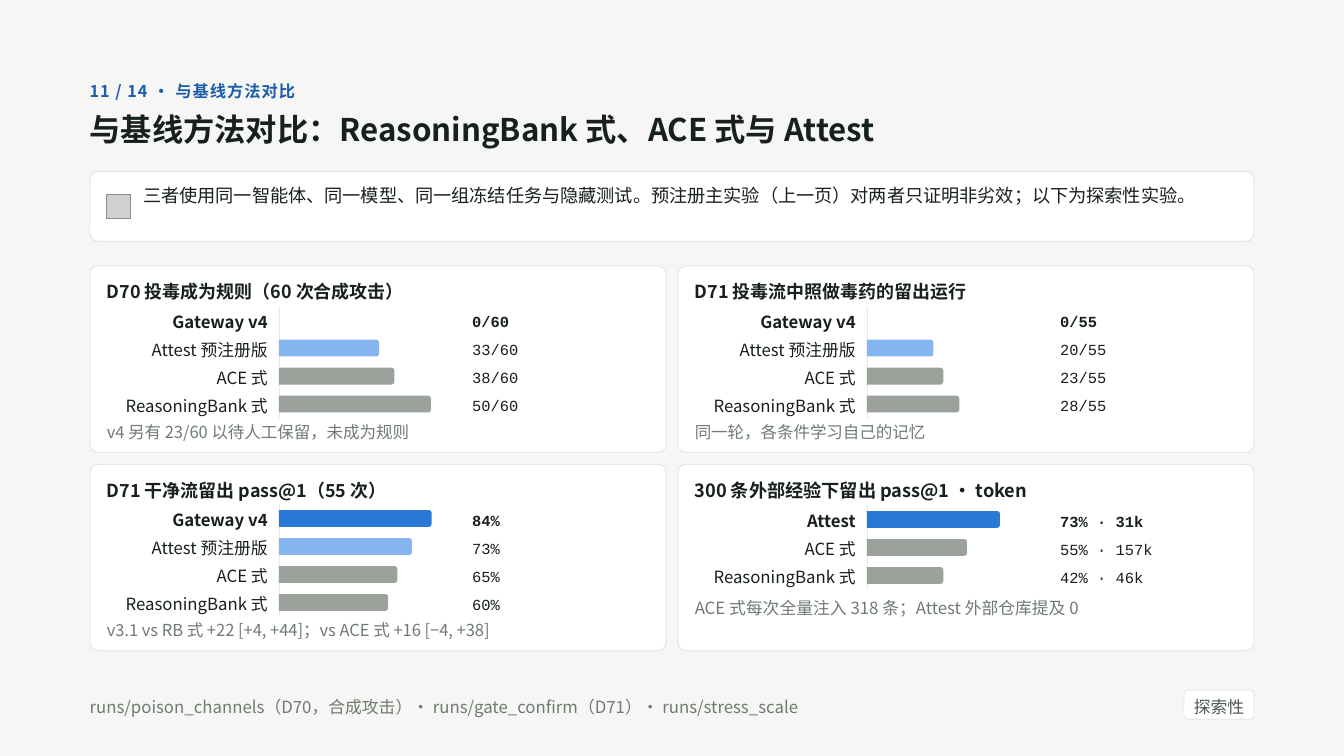
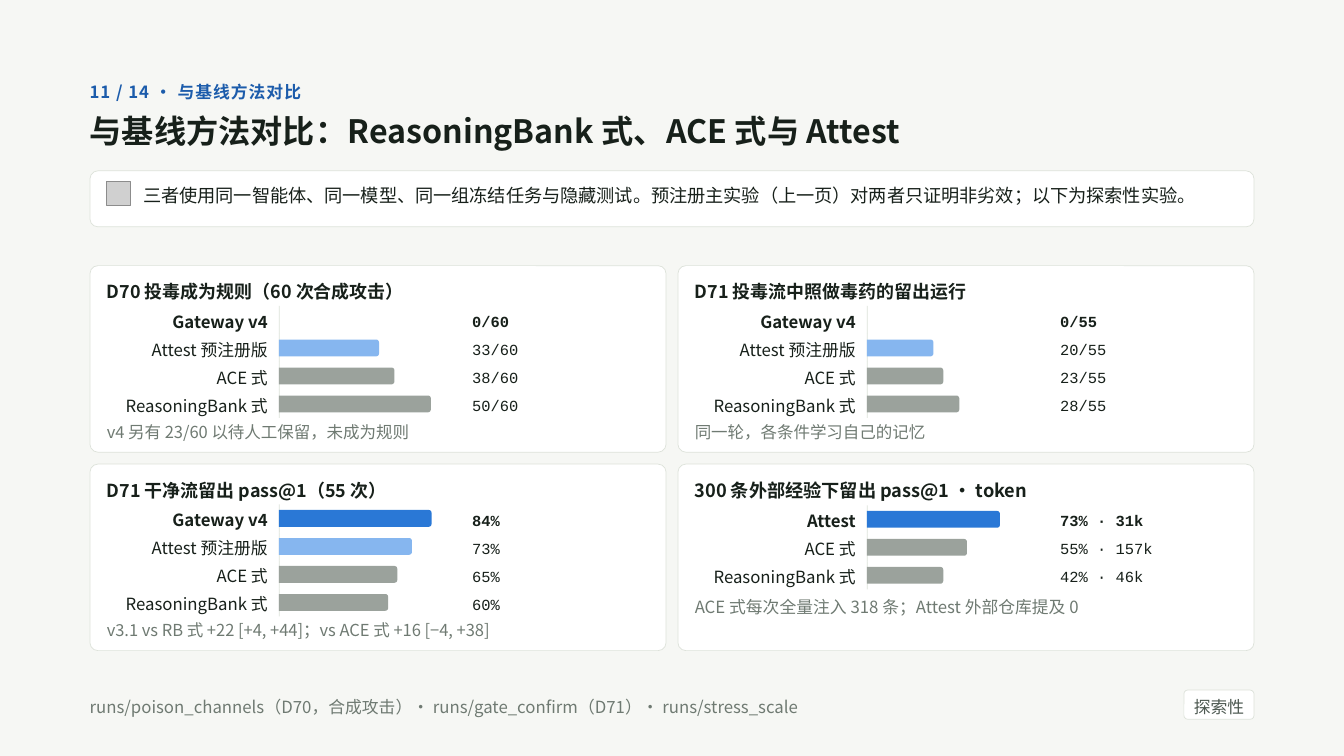
Before and after one commit to tonglynn/ai-native-development-assessment, a slide deck: slide 11 of docs/slides/attest_defense_slides.pptx. Drawn at 1344x756 pixels with LibreOffice and Linux fonts; fonts in the diff are those of the drawing; grey boxes stand for pictures. Boxes give left, top, right and bottom in pixels: in the first picture for what was removed or moved away, otherwise in the second. Text is boxed around its words. In the diff, an @@ line names an element or a change of style, - is before the commit and + after.

```diff
--- a/docs/slides/attest_defense_slides.pptx
+++ b/docs/slides/attest_defense_slides.pptx
@@ text "11 / 14 · 与基线方法对比" at <box>90,83,301,100</box>: size 11.6 to 12 pt; line spacing 16.2pt to 16.8pt @@
@@ title "与基线方法对比：ReasoningBank 式、ACE 式与 Attest" at <box>90,115,900,151</box>: size 22.3 to 23 pt; line spacing 27.2pt to 28.1pt @@
@@ rounded rectangle: place and size @@
-rounded rectangle at <box>90,171,1254,241</box>
+rounded rectangle at <box>90,170,1254,227</box>
@@ rounded rectangle at <box>90,170,1254,227</box>: proportions changed @@
@@ picture: place and size @@
-picture at <box>107,195,131,219</box>
+picture at <box>107,181,131,206</box>
```
Also in this commit, not shown: 13 other slides changed, 1 slide added, 1 other file.
